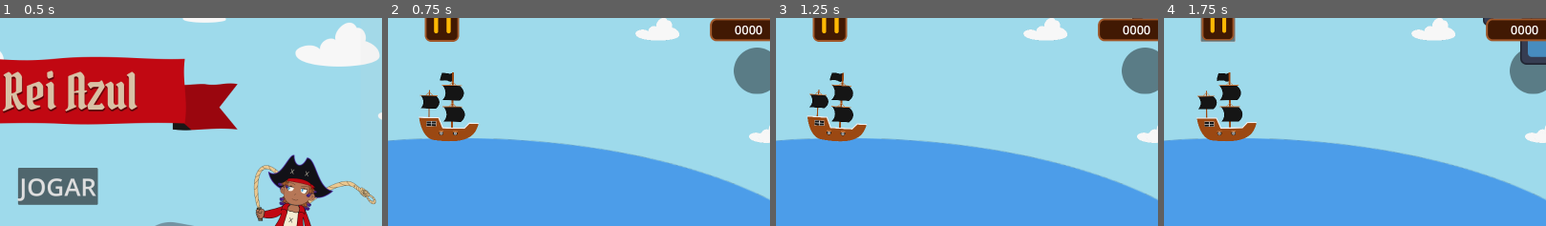
Above: before the commit, frames 1-4 (left to right).
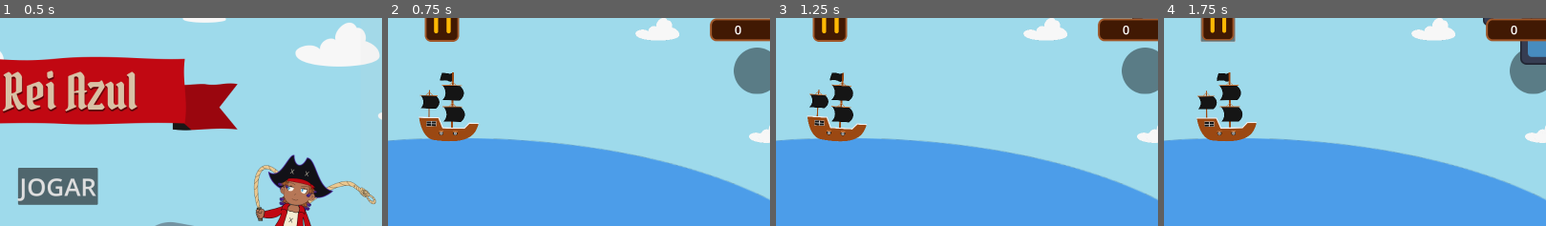
Above: after the commit, the same moments.

Repository: hhsoares/baleia
Game: Godot game, scene res://Scenes/menu.tscn
The game is run twice, just before and just after one commit, with the same random seed, the same clock (stepped at 60 frames per second) and the same inputs. The engine's default icon, where the game draws it, is replaced by a stand-in: a white triangle on a blue panel in a dark square.
Inputs (mouse positions are % of the whole screen's width and height, from its top left):
- Up to frame 1 (0.5 s): no input
- Up to frame 2 (0.75 s): click "JOGAR" at 0.5 s
- Up to frame 3 (1.25 s): no input
- Up to frame 4 (1.75 s): click (48, 7) at 1.25 s
The pictures show only the part of the screen within x 41-91%, y 5-55%; the shares and areas given below are measured in that part.

Frame 1 is identical in both runs. In frame 2, 0.2% of the frame differs, in the area x 92-98%, y 3-9%; in frame 3, 0.2%; in frame 4, 0.2%.

Commit message:
Adicionado mecância de score

Diff:
--- a/Scripts/bola.gd
+++ b/Scripts/bola.gd
@@ -1,15 +1,13 @@
 extends CharacterBody2D
-
 @export var speed: float = 200.0
 
 func _physics_process(delta: float) -> void:
 	velocity = Vector2(0, speed)
 	move_and_slide()
-
 	if position.y > get_viewport_rect().size.y:
 		queue_free()
 
 func _input_event(viewport, event, shape_idx) -> void:
 	if event is InputEventMouseButton and event.pressed and event.button_index == MOUSE_BUTTON_LEFT:
-		print("clicked")
+		Globals.score += 1
 		queue_free()
--- /dev/null
+++ b/Scripts/globals.gd
@@ -0,0 +1,2 @@
+extends Node
+var score: int = 0
--- a/Scripts/jogo.gd
+++ b/Scripts/jogo.gd
@@ -4,6 +4,8 @@
 
 @export var spawn_every: float = 0.5
 @export var spawn_above: float = 16.0
+
+@onready var txt_score: Label = $HUD/Control/HudScore/txt_score
 
 var _rng := RandomNumberGenerator.new()
 var _t: Timer
@@ -17,6 +19,9 @@
 	_t.timeout.connect(_spawn_one)
 	_t.start()
 
+func _process(_delta: float) -> void:
+	txt_score.text = str(Globals.score)
+
 func _spawn_one() -> void:
 	var vp_size := get_viewport_rect().size
 	var x := _rng.randf_range(0.0, vp_size.x)
--- a/project.godot
+++ b/project.godot
@@ -15,6 +15,10 @@
 config/features=PackedStringArray("4.5", "Forward Plus")
 config/icon="res://icon.svg"
 
+[autoload]
+
+Globals="*res://Scripts/globals.gd"
+
 [display]
 
 window/size/viewport_width=1980
Not shown, added: Scripts/globals.gd.uid
